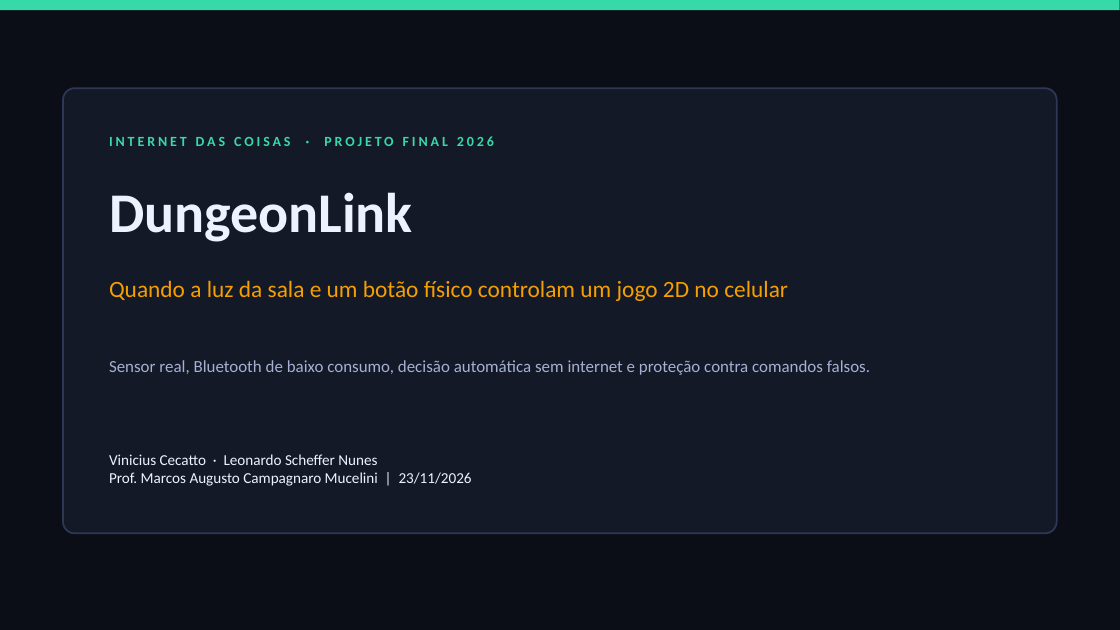
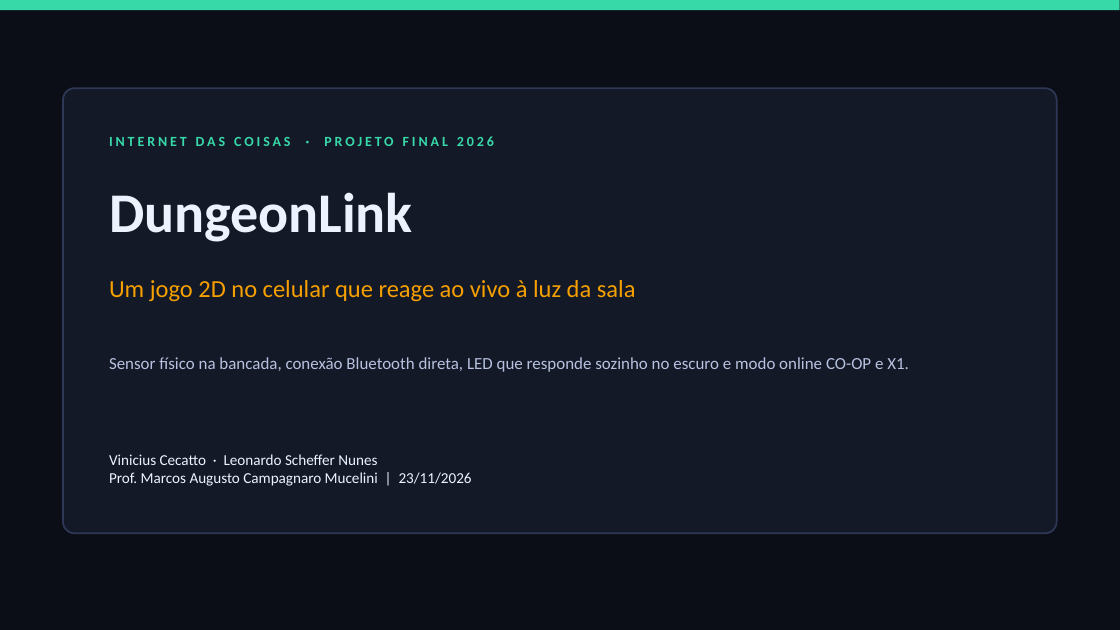
Before and after one commit to viniciusCecat/DungeonLink, a slide deck: slide 1 of docs/slides/pitch-dungeonlink.pptx. Drawn at 1120x630 pixels with LibreOffice and Linux fonts; fonts in the diff are those of the drawing. Boxes give left, top, right and bottom in pixels: in the first picture for what was removed or moved away, otherwise in the second. Text is boxed around its words. In the diff, an @@ line names an element or a change of style, - is before the commit and + after.

Commit message:
docs: rewrite pitch in natural direct tone with real bench photos, multiplayer CO-OP/X1 and remove external breadboard button

```diff
--- a/docs/slides/pitch-dungeonlink.pptx
+++ b/docs/slides/pitch-dungeonlink.pptx
@@ text at (109,280,636,302): text changed; size 20 to 21 pt @@
-Quando a luz da sala e um botão físico controlam um jogo 2D no celular
+Um jogo 2D no celular que reage ao vivo à luz da sala
@@ text at (109,357,909,372): text changed; text colour #A5B1D2 to #B7C2E0 @@
-Sensor real, Bluetooth de baixo consumo, decisão automática sem internet e proteção contra comandos falsos.
+Sensor físico na bancada, conexão Bluetooth direta, LED que responde sozinho no escuro e modo online CO-OP e X1.
```
Also in this commit, not shown: 6 other slides changed, 3 slides added, 3 slides removed, 4 other files.
